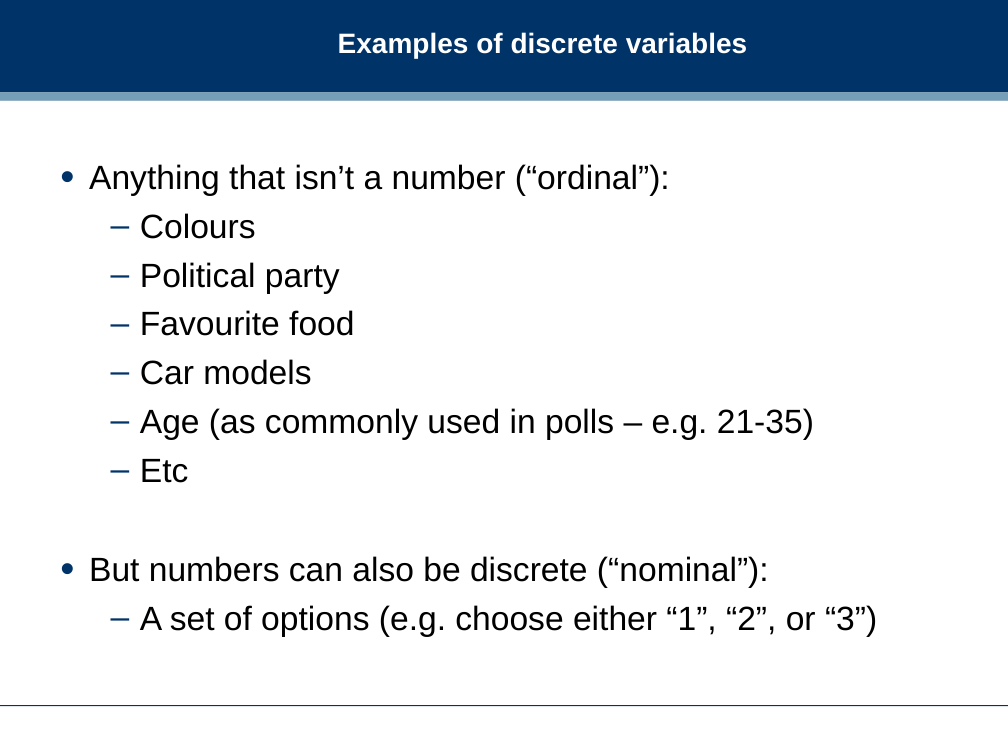
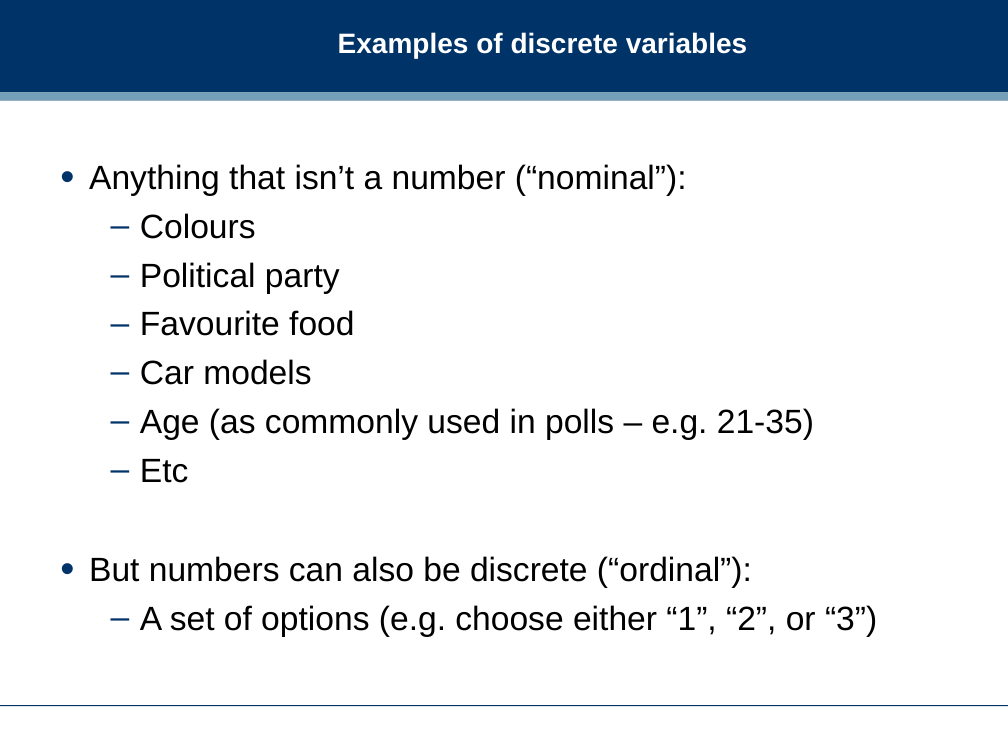
Before and after one commit to dreamind/ix, a slide deck: slide 7 of lectures/making-sense-data/bivariate-analysis.ppt (slide 9 before the commit). Drawn at 1008x756 pixels with LibreOffice and Linux fonts; fonts in the diff are those of the drawing; background and template pictures are left out. Boxes give left, top, right and bottom in pixels: in the first picture for what was removed or moved away, otherwise in the second. Text is boxed around its words. In the diff, an @@ line names an element or a change of style, - is before the commit and + after.

```diff
--- a/lectures/making-sense-data/bivariate-analysis.ppt
+++ b/lectures/making-sense-data/bivariate-analysis.ppt
@@ text at (89, 164, 687, 196): text changed @@
-• Anything that isn’t a number (“ordinal”):
+• Anything that isn’t a number (“nominal”):
@@ text at (89, 556, 752, 588): text changed @@
-• But numbers can also be discrete (“nominal”):
+• But numbers can also be discrete (“ordinal”):
```
Also in this commit, not shown: 7 other slides changed, 3 slides added, 4 slides removed, 8 other files.
